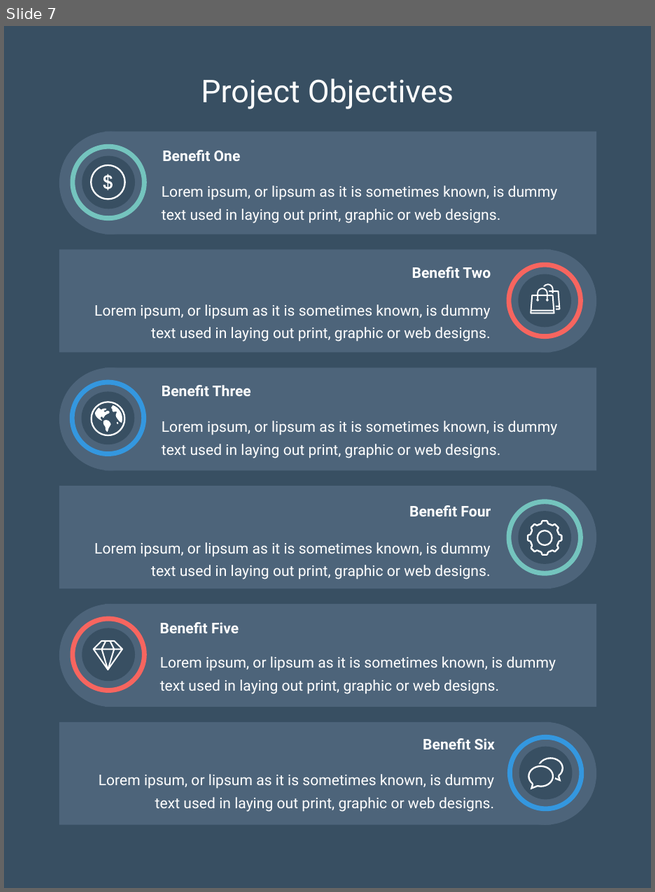
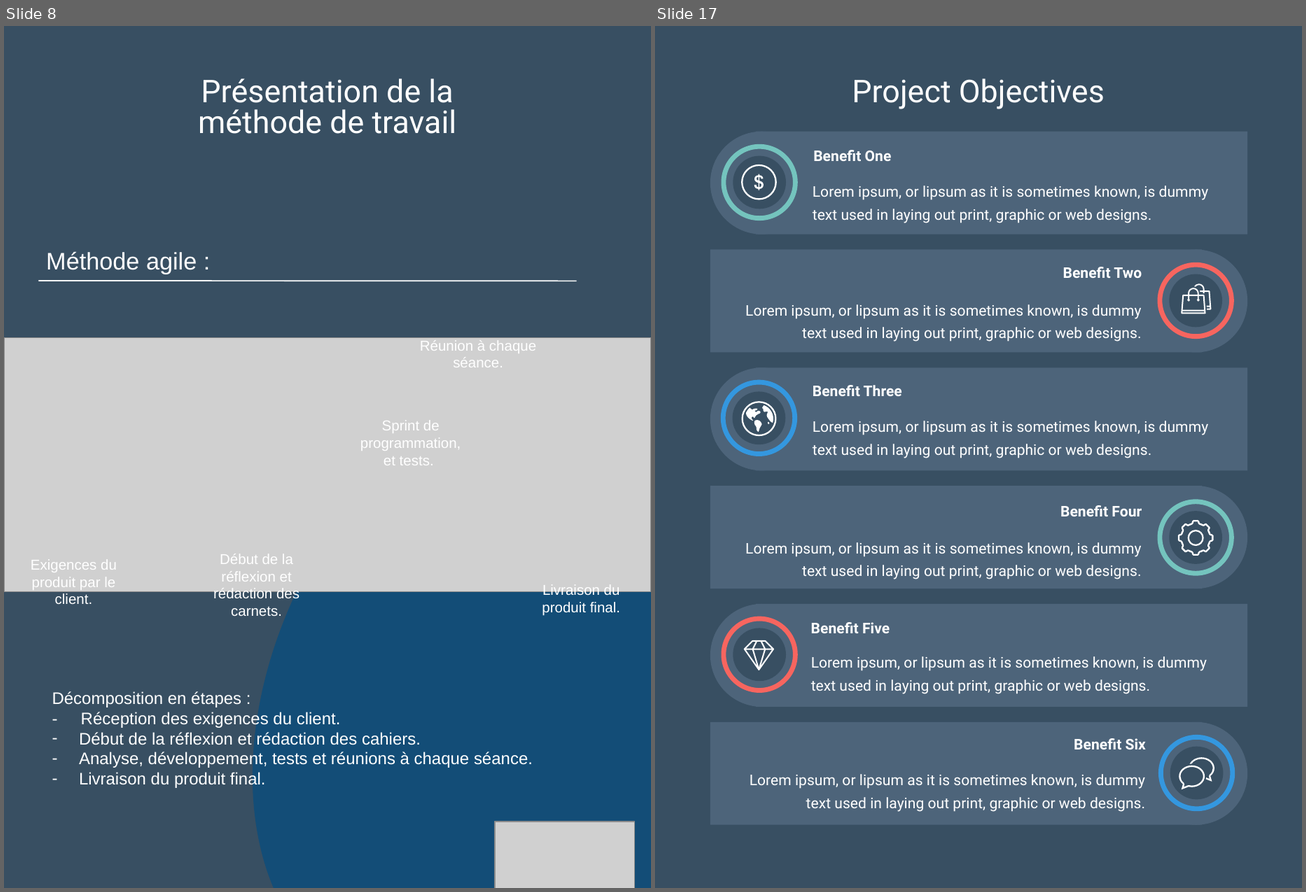
Before and after one commit to Loicpln/Projet_Algo_N2, a slide deck: Elements de presentation/Soutenance finale.pptx. Shown side by side, each under a label of ours: slide 7 before the commit, slides 8 and 17 after it; the slides between them are not shown. The pictures are 655x892 and 1306x892 pixels, drawn with LibreOffice and Linux fonts; fonts in the diff are those of the drawing; grey boxes stand for pictures. Boxes give left, top, right and bottom in pixels: in the first picture for what was removed or moved away, otherwise in the second. Text is boxed around its words. In the diff, an @@ line names an element or a change of style, - is before the commit and + after.

```diff
--- a/Elements de presentation/Soutenance finale.pptx
+++ b/Elements de presentation/Soutenance finale.pptx
@@ slide 8 added at [4,26,651,888], background #384F62 @@
@@ text added at [198,78,457,134], 26.3 pt, text #FFFFFF @@
+Présentation de la méthode de travail
@@ text added at [46,251,196,274], 20 pt, text #FFFFFF @@
+Méthode agile :
@@ ellipse added at [146,270,651,888], fill #134D77 @@
@@ line added from (38, 280) to (577, 281), #FFFFFF 1 pt @@
@@ picture added at [4,338,651,592] @@
@@ text added at [420,340,536,368], 12 pt, text #FFFFFF @@
+Réunion à chaque séance.
@@ text added at [360,420,461,466], 12 pt, text #FFFFFF @@
+Sprint de programmation, et tests.
@@ text added at [31,559,117,604], 12 pt, text #FFFFFF @@
+Exigences du produit par le client.
@@ text added at [213,554,299,616], 12 pt, text #FFFFFF @@
+Début de la réflexion et rédaction des carnets.
@@ text added at [542,585,620,616], 12 pt, text #FFFFFF @@
+Livraison du produit final.
@@ text added at [52,692,532,788], 14 pt, text #FFFFFF @@
+Décomposition en étapes :
+- Réception des exigences du client.
+– Début de la réflexion et rédaction des cahiers.
+– Analyse, développement, tests et réunions à chaque séance.
+– Livraison du produit final.
@@ picture added at [495,822,635,888] @@
@@ what was slide 7 is now slide 17 @@
```
Also in this commit, not shown: 6 slides changed, 9 other slides added, 2 slides removed, 8 other files.
